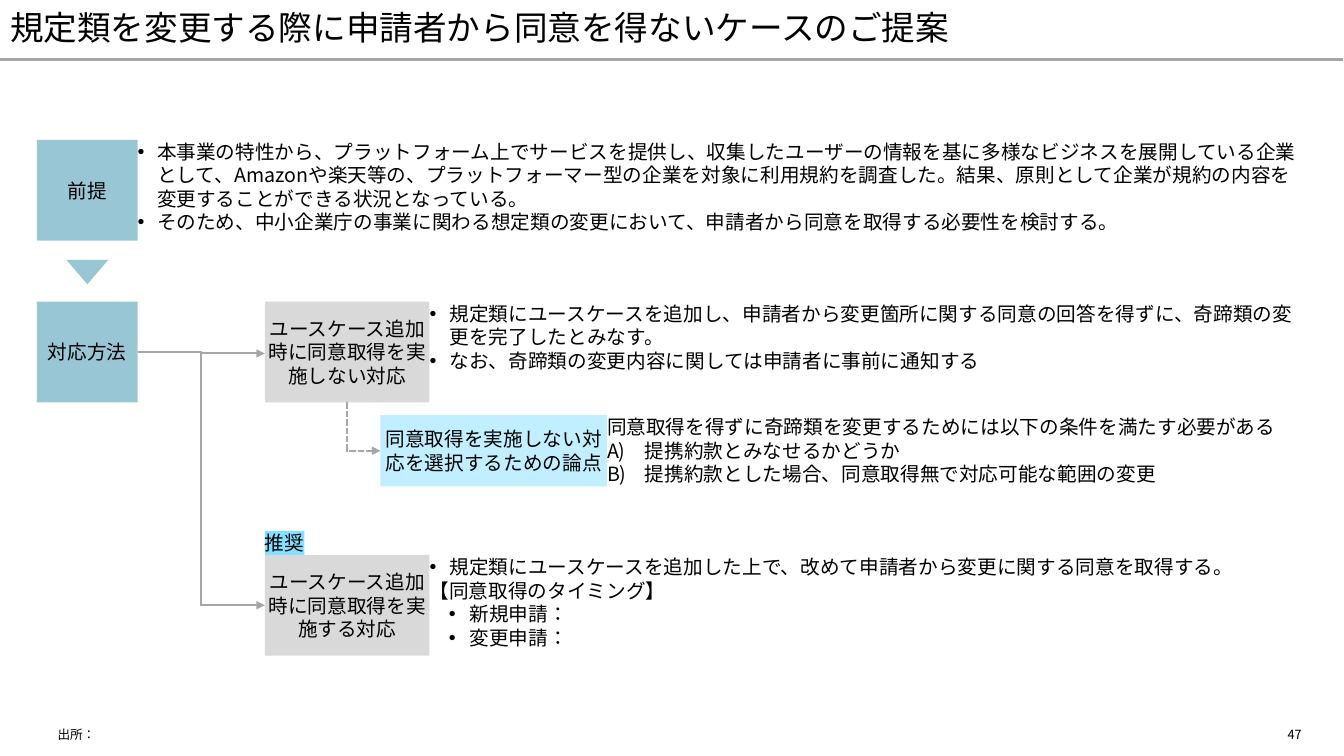
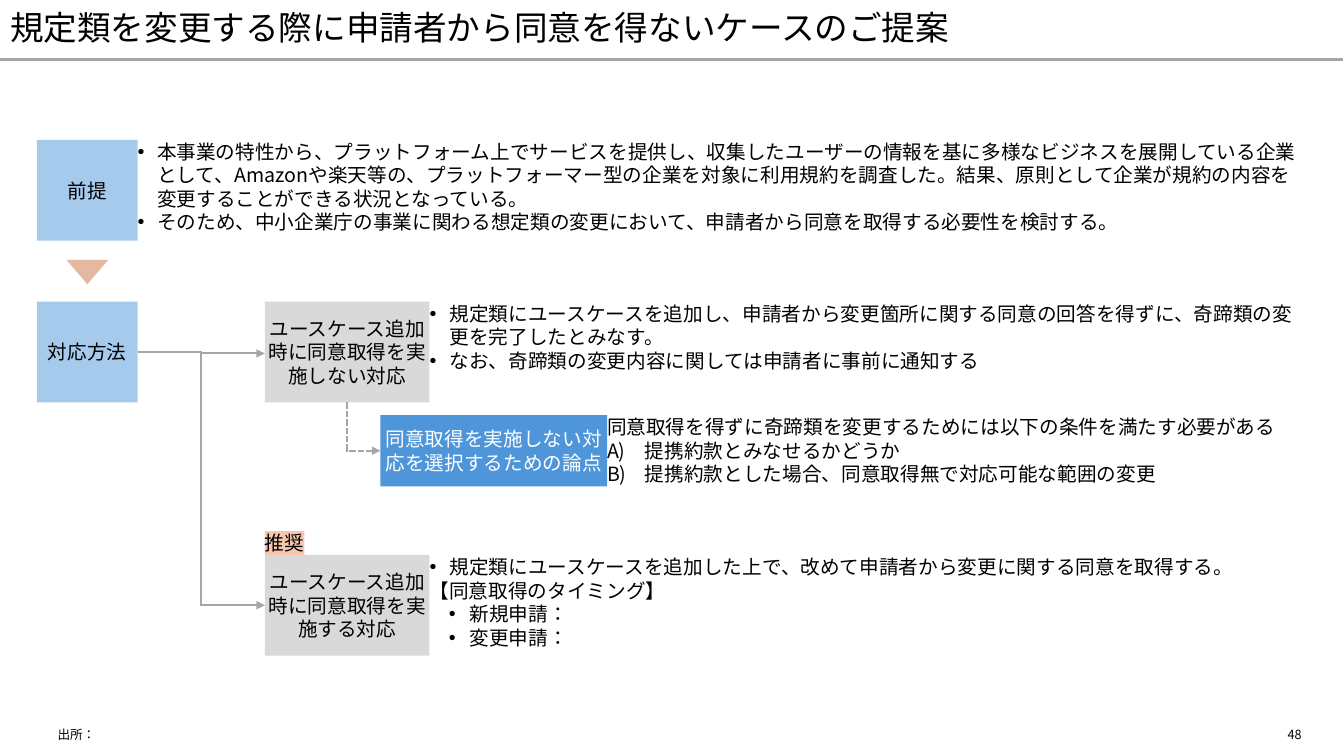
Before and after one commit to yuzucha16/dotfiles, a slide deck: slide 48 of office/Blank.potx (slide 47 before the commit). Drawn at 1344x756 pixels with LibreOffice and Linux fonts; fonts in the diff are those of the drawing. Boxes give left, top, right and bottom in pixels: in the first picture for what was removed or moved away, otherwise in the second. Text is boxed around its words. In the diff, an @@ line names an element or a change of style, - is before the commit and + after.

```diff
--- a/office/Blank.potx
+++ b/office/Blank.potx
@@ rectangle "前提" at [37,140,138,241]: fill #007096 at 40% opacity to #A6CAEC @@
@@ triangle at [67,260,108,284]: fill #007096 at 40% opacity to #C04F15 at 40% opacity @@
@@ rectangle "対応方法" at [37,301,138,402]: fill #007096 at 40% opacity to #A6CAEC @@
@@ rectangle "同意取得を実施しない対応を選択するための論点" at [380,415,607,487]: text colour #000000 to #FFFFFF; fill #C1F0FF to #4E95D9 @@
@@ rectangle "推奨" at [265,531,304,556]: fill #83E0FF to #F6C6AD @@
@@ page number at [1288,729,1302,739]: text changed @@
-47
+48
```
Also in this commit, not shown: 33 other slides changed, 1 slide added.
